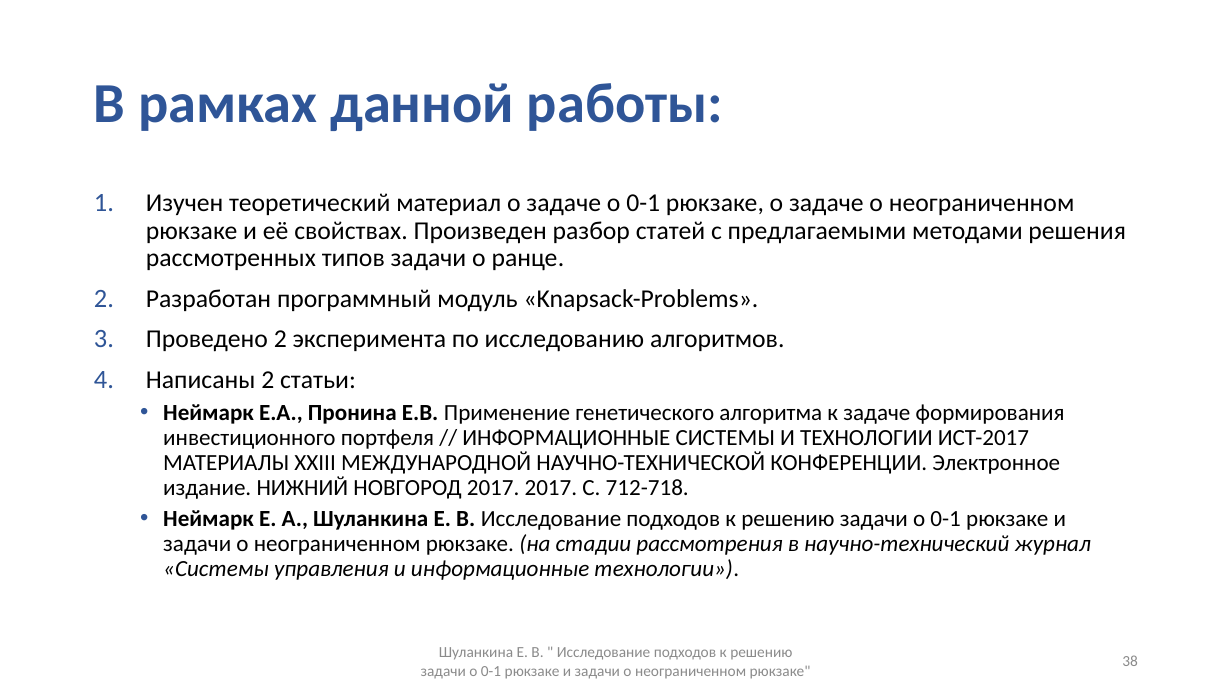
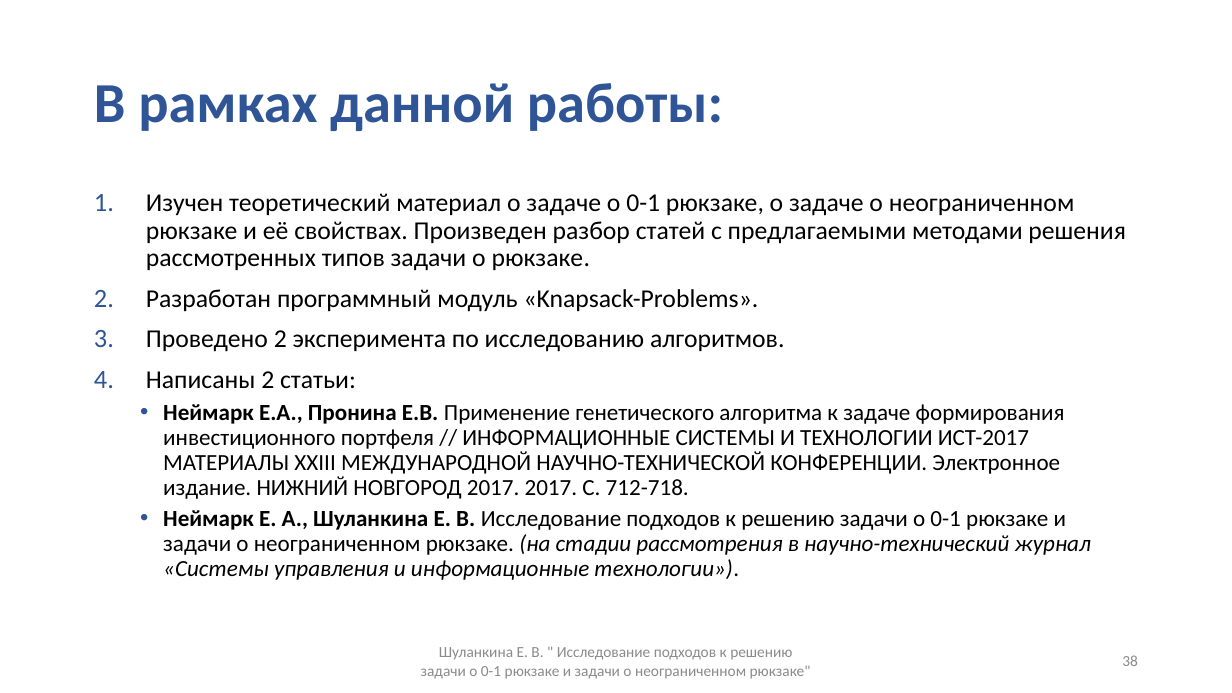
Before and after one commit to ElizJogar/Knapsack-Problems, a slide deck: slide 38 of docs/master_diploma.pptx. Drawn at 1232x693 pixels with LibreOffice and Linux fonts; fonts in the diff are those of the drawing. Boxes give left, top, right and bottom in pixels: in the first picture for what was removed or moved away, otherwise in the second. Text is boxed around its words. In the diff, an @@ line names an element or a change of style, - is before the commit and + after.

```diff
--- a/docs/master_diploma.pptx
+++ b/docs/master_diploma.pptx
@@ text at box(146, 193, 1126, 271): text changed @@
-1. Изучен теоретический материал о задаче о 0-1 рюкзаке, о задаче о неограниченном рюкзаке и её свойствах. Произведен разбор статей с предлагаемыми методами решения рассмотренных типов задачи о ранце.
+1. Изучен теоретический материал о задаче о 0-1 рюкзаке, о задаче о неограниченном рюкзаке и её свойствах. Произведен разбор статей с предлагаемыми методами решения рассмотренных типов задачи о рюкзаке.
```
Also in this commit, not shown: 3 other slides changed.
